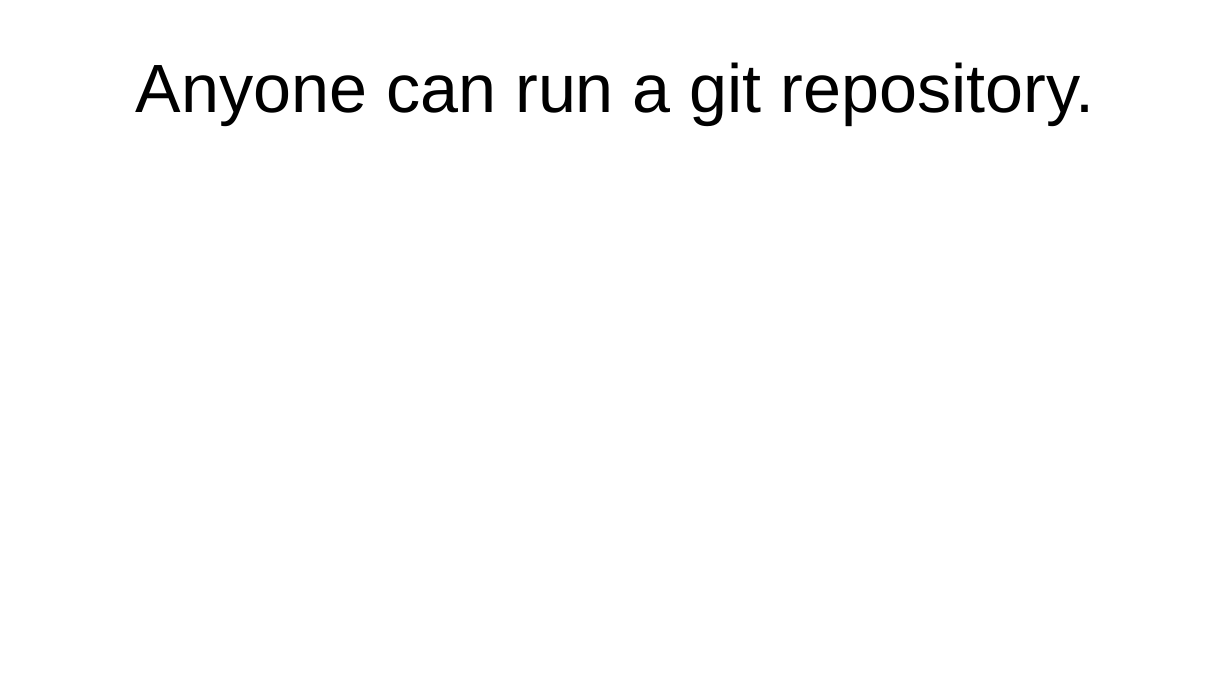
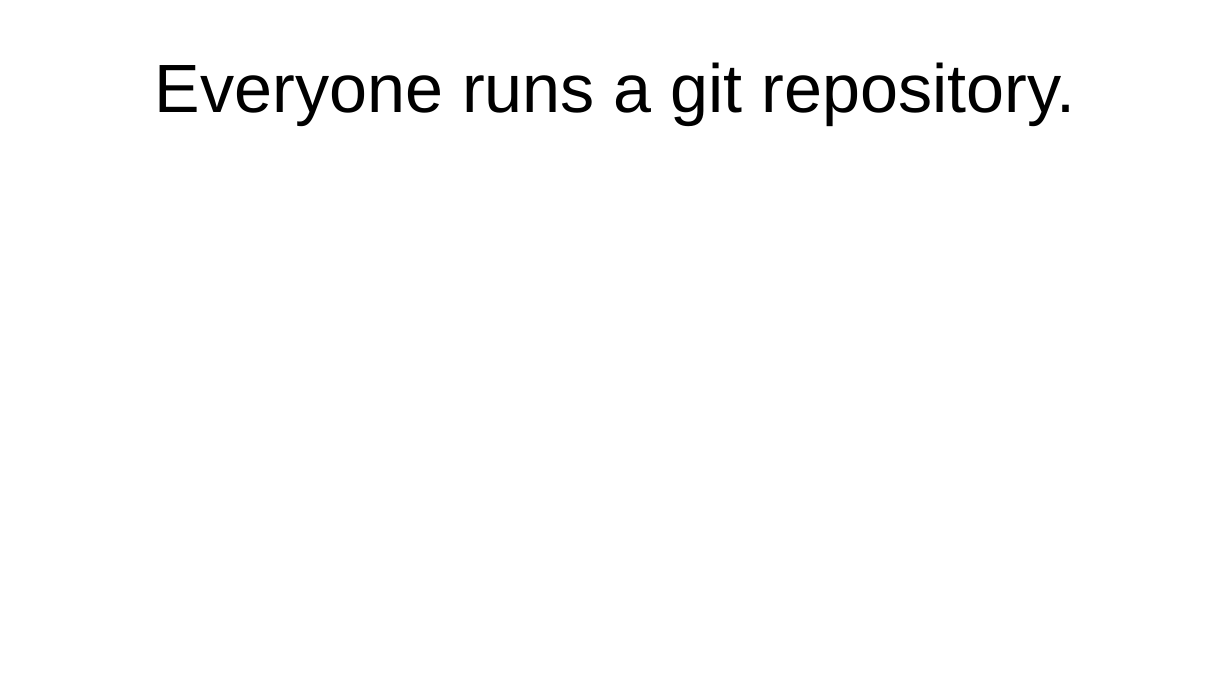
Before and after one commit to flintiii/TenStatementGit, a slide deck: slide 24 of vm_workshop_presentation.odp. Drawn at 1232x693 pixels with LibreOffice and Linux fonts; fonts in the diff are those of the drawing. Boxes give left, top, right and bottom in pixels: in the first picture for what was removed or moved away, otherwise in the second. Text is boxed around its words. In the diff, an @@ line names an element or a change of style, - is before the commit and + after.

```diff
--- a/vm_workshop_presentation.odp
+++ b/vm_workshop_presentation.odp
@@ title at [155,62,1076,125]: text changed @@
-Anyone can run a git repository.
+Everyone runs a git repository.
```
Also in this commit, not shown: 5 other slides changed, 20 slides added, 16 slides removed.
